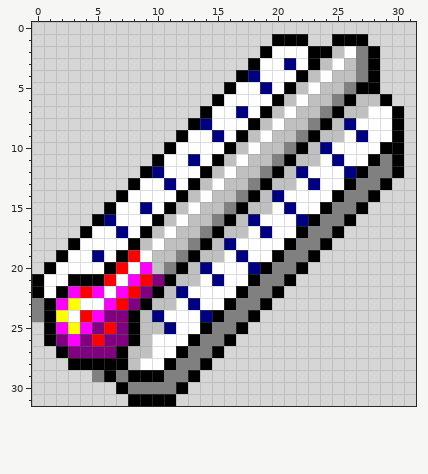
Two states of a pixel-art sprite, Delivery/bench/bitmaps/png/icon_degree-2.png. Above: the version before the commit.
The file is 32x32 pixels.
After the commit:
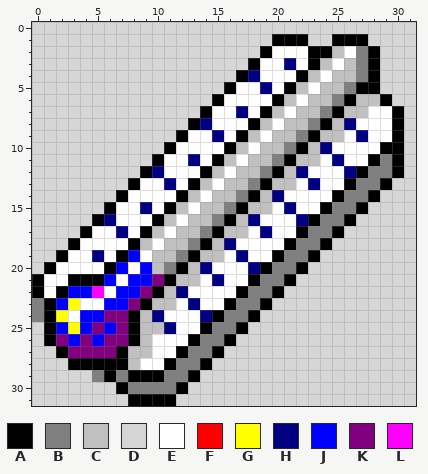
Palette (. is transparent): A #000000  B #808080  C #c0c0c0  D #d6d6d6  E #ffffff  F #ff0000  G #ffff00  H #000080  J #0000ff  K #800080  L #ff00ff
The edit:
{"y":19,"x":8,"old":"F","new":"J"}
{"y":20,"x":7,"old":"F","new":"J"}
{"y":20,"x":9,"old":"L","new":"J"}
{"y":21,"x":6,"old":"F","new":"J"}
{"y":21,"x":8,"old":"LF","new":"JJ"}
{"y":22,"x":3,"old":"LF","new":"JJ"}
{"y":22,"x":7,"old":"LF","new":"JJ"}
{"y":23,"x":2,"old":"L","new":"J"}
{"y":23,"x":6,"old":"LF","new":"JJ"}
{"y":24,"x":4,"old":"FL","new":"JJ"}
{"y":25,"x":2,"old":"L","new":"J"}
{"y":25,"x":4,"old":"L","new":"J"}
{"y":25,"x":6,"old":"F","new":"J"}
{"y":26,"x":3,"old":"L","new":"J"}
{"y":26,"x":5,"old":"F","new":"J"}
{"label":"changed","picture_box":[56,250,152,346]}
